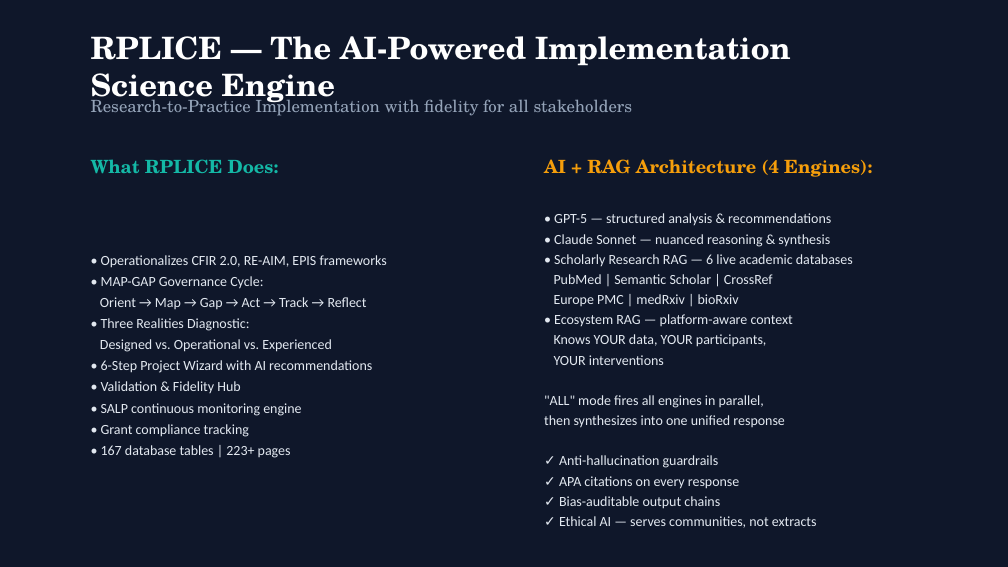
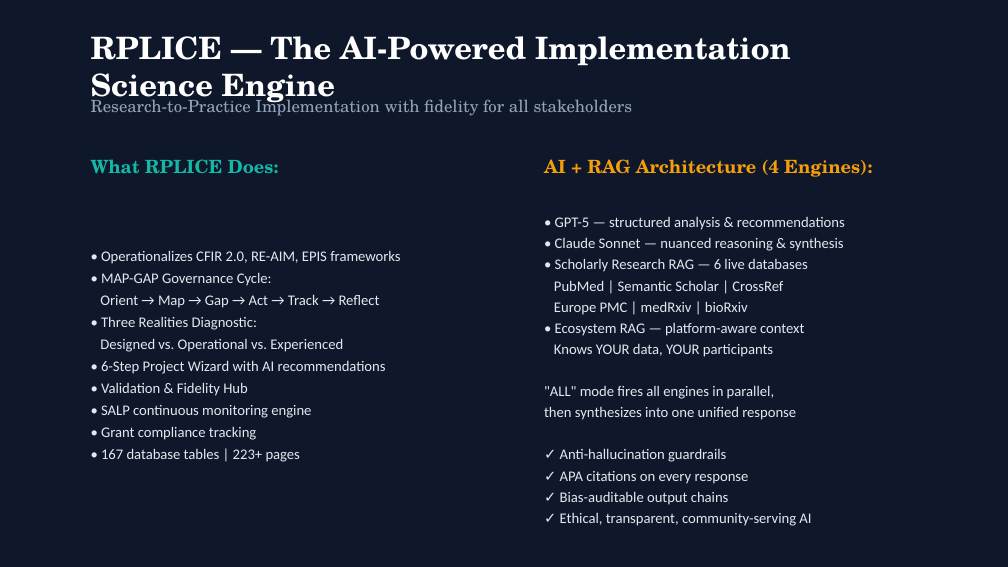
Before and after one commit to mrterryflood-ui/Thriveup, a slide deck: slide 3 of attached_assets/ThriveUp_RPLICE_MEASURE_Improved.pptx. Drawn at 1008x567 pixels with LibreOffice and Linux fonts; fonts in the diff are those of the drawing. Boxes give left, top, right and bottom in pixels: in the first picture for what was removed or moved away, otherwise in the second. Text is boxed around its words. In the diff, an @@ line names an element or a change of style, - is before the commit and + after.

```diff
--- a/attached_assets/ThriveUp_RPLICE_MEASURE_Improved.pptx
+++ b/attached_assets/ThriveUp_RPLICE_MEASURE_Improved.pptx
@@ text "• Operationalizes CFIR 2.0, RE-AIM, ..." at (100, 250, 400, 462): size 10 to 10.5 pt @@
@@ text at (544, 217, 845, 505): size 10 to 10.5 pt in "• GPT-5 — structured analysis & recommendations", "• Claude Sonnet — nuanced reasoning & ...", "PubMed | Semantic Scholar | CrossRef", "Europe PMC | medRxiv | bioRxiv" and 6 more places @@
@@ text at (555, 258, 808, 272): text changed; size 10 to 10.5 pt @@
-• Scholarly Research RAG — 6 live academic databases
+• Scholarly Research RAG — 6 live databases
@@ text at (554, 344, 773, 357): text changed; size 10 to 10.5 pt @@
-Knows YOUR data, YOUR participants,
-YOUR interventions
+Knows YOUR data, YOUR participants
@@ text at (560, 513, 811, 526): text changed; size 10 to 10.5 pt @@
-✓ Ethical AI — serves communities, not extracts
+✓ Ethical, transparent, community-serving AI
```
Also in this commit, not shown: 9 other slides changed, 2 slides added, 2 slides removed, 2 other files.
